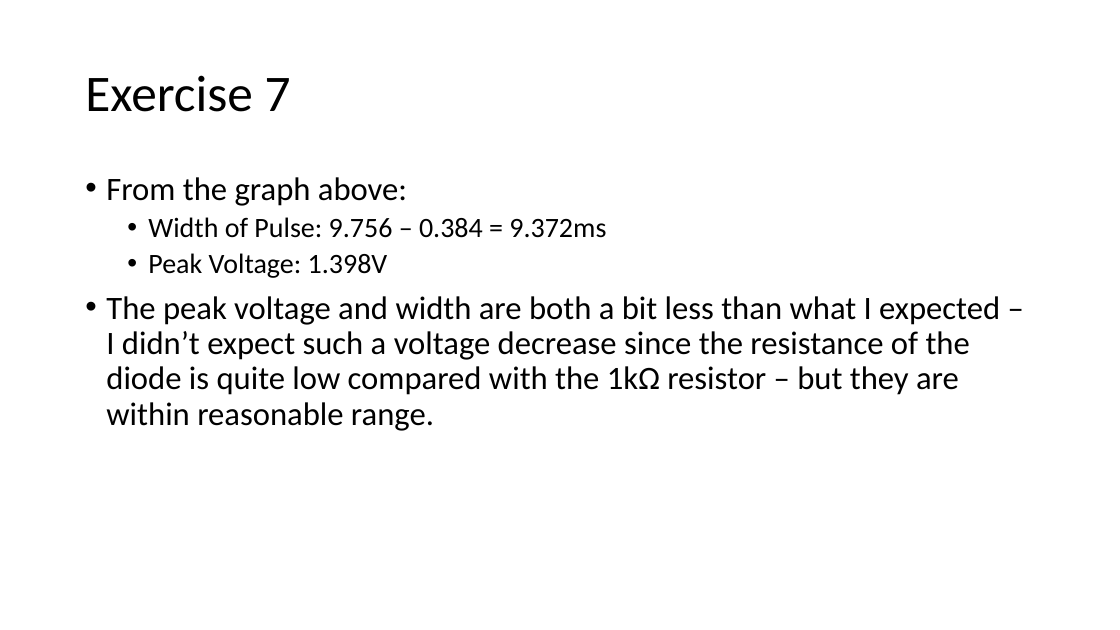
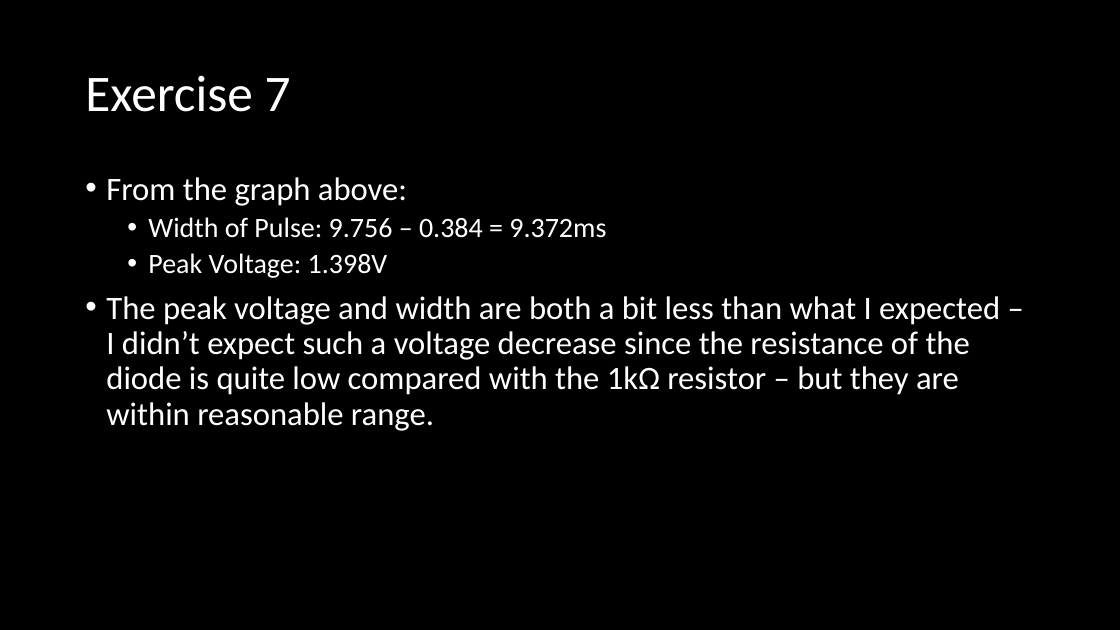
Before and after one commit to differental/IEP-E, a slide deck: slide 2 of Exercise 7/E7.pptx. Drawn at 1120x630 pixels with LibreOffice and Linux fonts; fonts in the diff are those of the drawing. Boxes give left, top, right and bottom in pixels: in the first picture for what was removed or moved away, otherwise in the second. Text is boxed around its words. In the diff, an @@ line names an element or a change of style, - is before the commit and + after.

Commit message:
Modify all ltspice exercises to be dark mode

```diff
--- a/Exercise 7/E7.pptx
+++ b/Exercise 7/E7.pptx
@@ background #FFFFFF to #000000 @@
@@ title "Exercise 7" at <box>85,75,291,112</box>: text colour #000000 to #FFFFFF @@
@@ text "From the graph above:" at <box>106,177,1000,431</box>: text colour #000000 to #FFFFFF @@
```
Also in this commit, not shown: 1 other slide changed, 4 other files.
